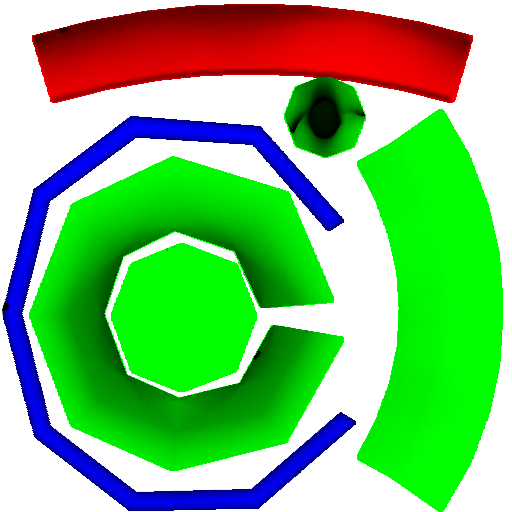
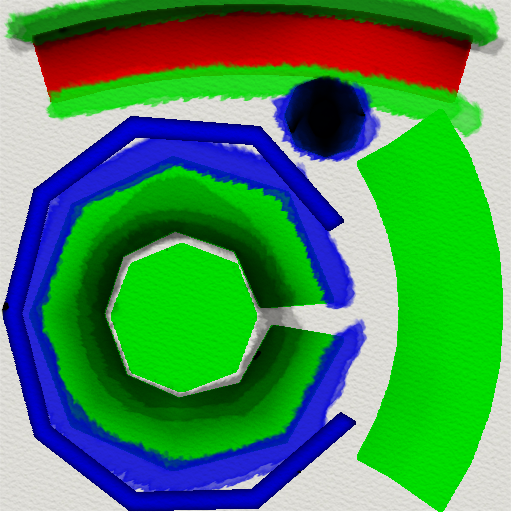
Before/after of a 512 x 512 layered artwork. What changed in the layer stack:
added layer "Capa 3" (multiply) above "Capa 1" over [0, 0, 511, 511]
added layer "Capa 1" above "Layer 2" over [4, 0, 509, 424]
painted on "Layer 2" over [24, 53, 465, 319]
added layer "Capa 2" above "ColorR" over [3, 0, 500, 503]
